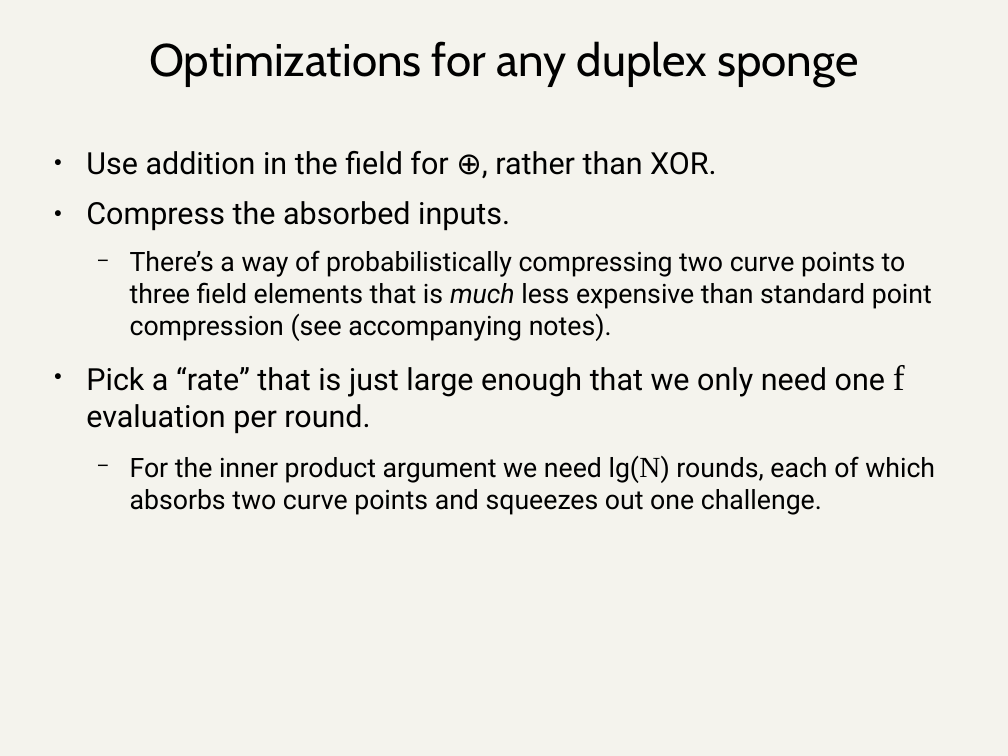
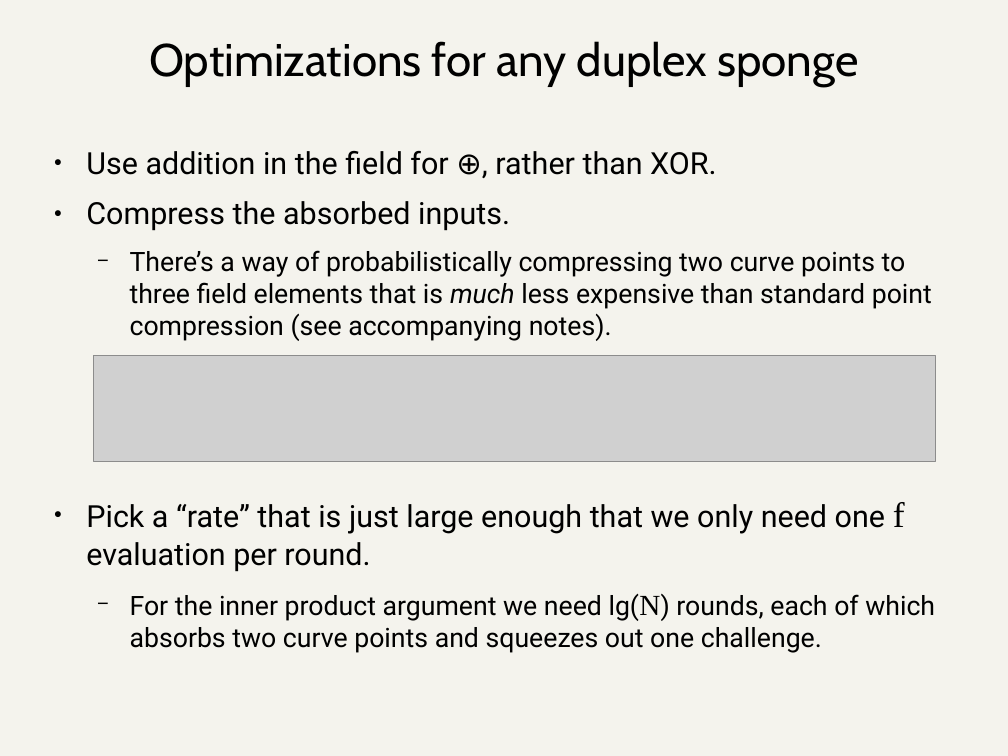
Before and after one commit to daira/halographs, a slide deck: slide 44 of halographs.odp (slide 42 before the commit). Drawn at 1008x756 pixels with LibreOffice and Linux fonts; fonts in the diff are those of the drawing; grey boxes stand for pictures. Boxes give left, top, right and bottom in pixels: in the first picture for what was removed or moved away, otherwise in the second. Text is boxed around its words. In the diff, an @@ line names an element or a change of style, - is before the commit and + after.

```diff
--- a/halographs.odp
+++ b/halographs.odp
@@ picture added at bbox=[93, 356, 936, 462] @@
@@ text at bbox=[86, 502, 905, 572]: more space between paragraphs @@
```
Also in this commit, not shown: 4 other slides changed, 2 slides added, 5 other files.
